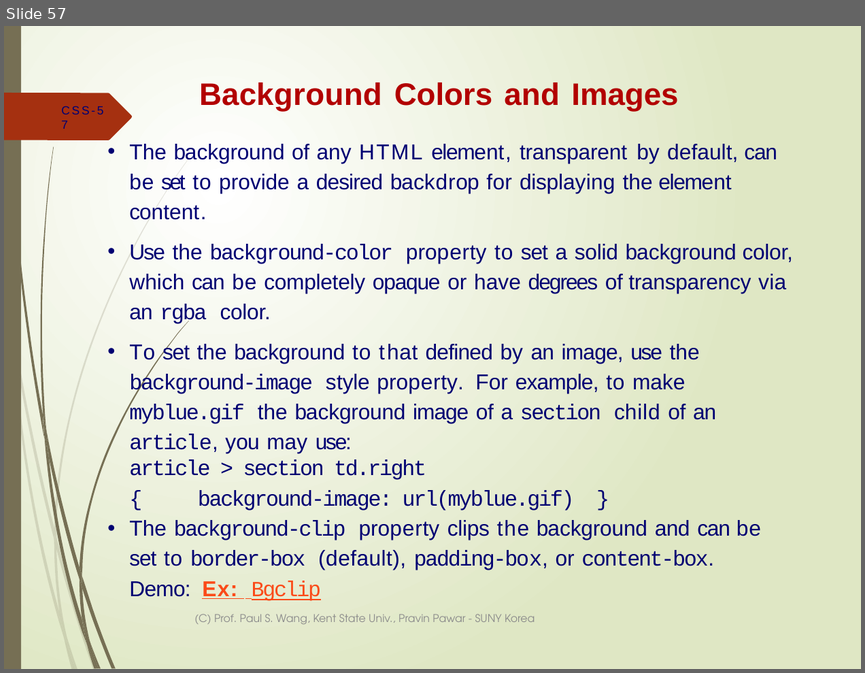
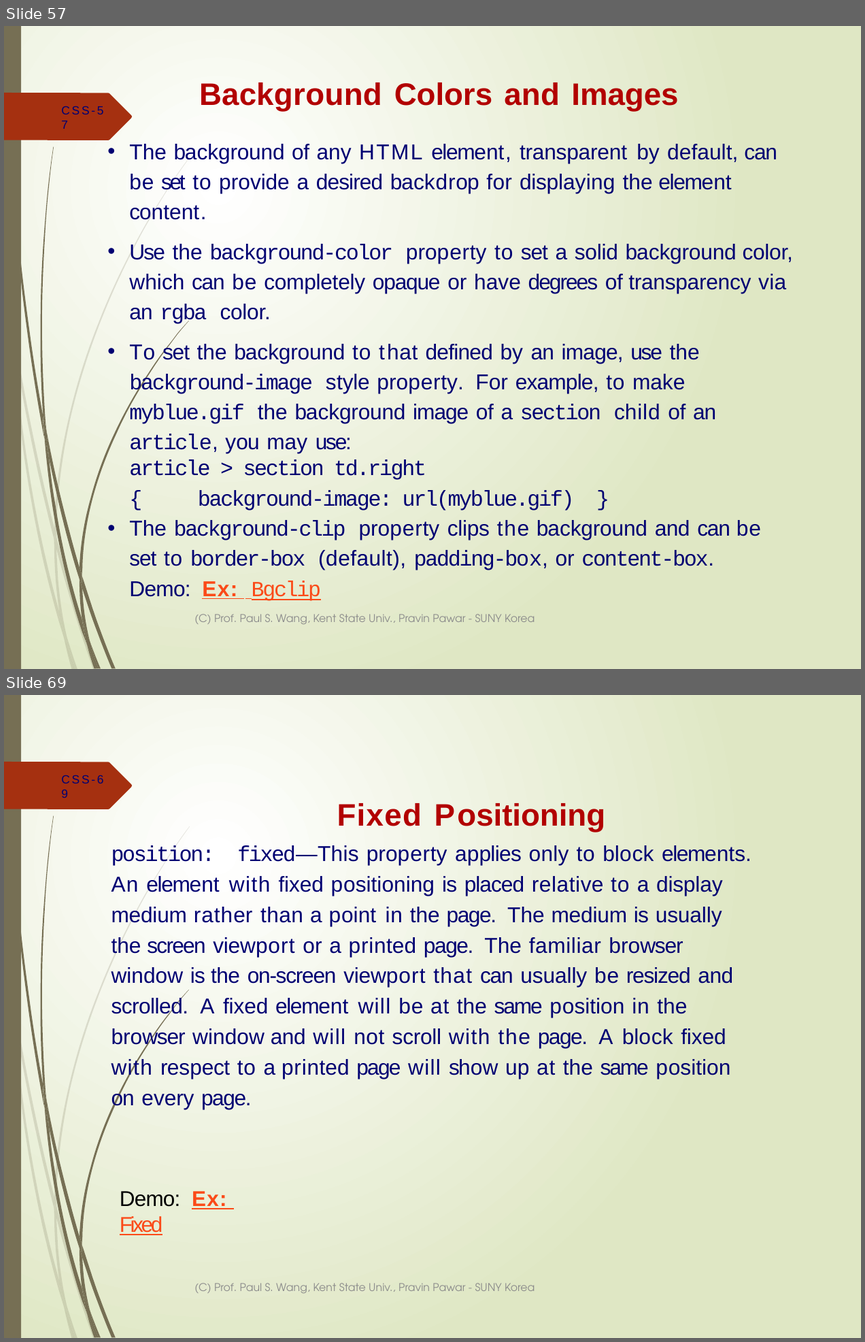
Before and after one commit to ppawar/ppawar.github.io, a slide deck: Fall2019/CSE102-F19/lectures/CSE102_Lec4-CSS.pptx. Shown one above the other, each under a label of ours: slide 57 before the commit, slides 57 and 69 after it; the slides between them are not shown. The pictures are 865x673 and 865x1342 pixels, drawn with LibreOffice and Linux fonts; fonts in the diff are those of the drawing. Boxes give left, top, right and bottom in pixels: in the first picture for what was removed or moved away, otherwise in the second. Text is boxed around its words. In the diff, an @@ line names an element or a change of style, - is before the commit and + after.

```diff
--- a/Fall2019/CSE102-F19/lectures/CSE102_Lec4-CSS.pptx
+++ b/Fall2019/CSE102-F19/lectures/CSE102_Lec4-CSS.pptx
@@ slide 69 added at (x1=4, y1=695, x2=861, y2=1338), background gradient #FFFFFF to #DFE8C4; not listed: 24 template elements that a slide beside it also shows @@
@@ page number added at (x1=61, y1=775, x2=103, y2=783), 10 pt, text #000072 @@
+CSS-69
@@ title added at (x1=337, y1=803, x2=605, y2=832), 26 pt, text #B20000, bold @@
+Fixed Positioning
@@ text added at (x1=111, y1=845, x2=751, y2=1079), 18.1 pt, text #000072 @@
+position: fixed—This property applies only to block elements. An element with fixed positioning is placed relative to a display medium rather than a point in the page. The medium is usually the screen viewport or a printed page. The familiar browser window is the on-screen viewport that can usually be resized and scrolled. A fixed element will be at the same position in the browser window and will not scroll with the page. A block fixed with respect to a printed page will show up at the same position on every page.
@@ text added at (x1=120, y1=1191, x2=227, y2=1235), 18 pt, text #FB4A18, underline @@
+Demo: Ex: Fixed
@@ text added at (x1=194, y1=1283, x2=534, y2=1293), 9 pt, text #8C8C8C @@
+(C) Prof. Paul S. Wang, Kent State Univ., Pravin Pawar - SUNY Korea
```
Also in this commit, not shown: 17 other slides added, 1 other file.
